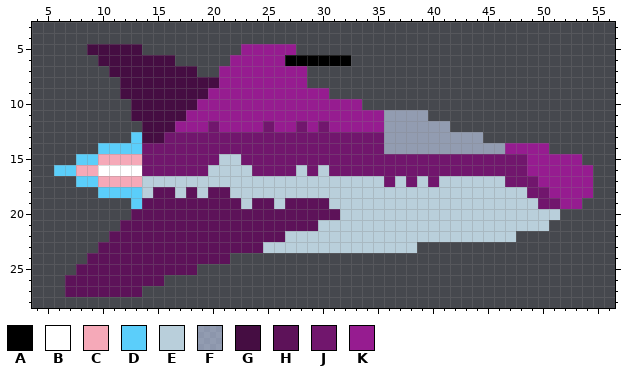
File history of a pixel-art sprite, ships/DolphinShipLit3.png. Above, as it was before the edit.
The file is 64x32 pixels. Shown: x 4..56, y 3..28.
Palette (. is transparent): A #000000  B #ffffff  C #f5a9b8  D #5bcefa  E #b9cfdb  F #cbdbfc91  G #450d42  H #5d1259  J #71166d  K #961c90
The result:
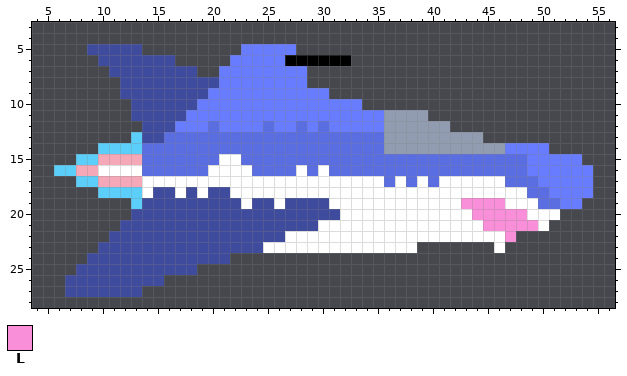
Colours new in this view: L #f98fd8
From old to new:
{"colour":"H","old":"#5d1259","new":"#3f4c9d"}
{"colour":"J","old":"#71166d","new":"#5b6ee1"}
{"colour":"K","old":"#961c90","new":"#677cff"}
{"y":5,"x":9,"old":"GGGGG","new":"HHHHH"}
{"y":6,"x":10,"old":"GGGGGGG","new":"HHHHHHH"}
{"y":7,"x":11,"old":"GGGGGGGG","new":"HHHHHHHH"}
{"y":8,"x":12,"old":"GGGGGGGGG","new":"HHHHHHHHH"}
{"y":9,"x":12,"old":"GGGGGGGG","new":"HHHHHHHH"}
{"y":10,"x":13,"old":"GGGGGG","new":"HHHHHH"}
{"y":11,"x":13,"old":"GGGGG","new":"HHHHH"}
{"y":12,"x":14,"old":"GGG","new":"HHH"}
{"y":13,"x":14,"old":"GG","new":"HH"}
{"y":15,"x":21,"old":"EE","new":"BB"}
{"y":16,"x":20,"old":"EEEE","new":"BBBB"}
{"y":16,"x":28,"old":"E","new":"B"}
{"y":16,"x":30,"old":"E","new":"B"}
{"y":17,"x":14,"old":"EEEEEEEEEEEEEEEEEEEEEE","new":"BBBBBBBBBBBBBBBBBBBBBB"}
{"y":17,"x":37,"old":"E","new":"B"}
{"y":17,"x":39,"old":"E","new":"B"}
{"y":17,"x":41,"old":"EEEEEE","new":"BBBBBB"}
{"y":18,"x":14,"old":"E","new":"B"}
{"y":18,"x":17,"old":"E","new":"B"}
{"y":18,"x":19,"old":"E","new":"B"}
{"y":18,"x":22,"old":"EEEEEEEEEEEEEEEEEEEEEEEEEEE","new":"BBBBBBBBBBBBBBBBBBBBBBBBBBB"}
{"y":19,"x":23,"old":"E","new":"B"}
{"y":19,"x":26,"old":"E","new":"B"}
{"y":19,"x":31,"old":"EEEEEEEEEEEEEEEEEEE","new":"BBBBBBBBBBBBLLLLBBB"}
{"y":20,"x":32,"old":"EEEEEEEEEEEEEEEEEEEE","new":"BBBBBBBBBBBBLLLLLBBB"}
{"y":21,"x":30,"old":"EEEEEEEEEEEEEEEEEEEEE","new":"BBBBBBBBBBBBBBBLLLLLB"}
{"y":22,"x":27,"old":"EEEEEEEEEEEEEEEEEEEEE","new":"BBBBBBBBBBBBBBBBBBBBL"}
{"y":23,"x":25,"old":"EEEEEEEEEEEEEE","new":"BBBBBBBBBBBBBB"}
{"y":23,"x":46,"old":".","new":"B"}
